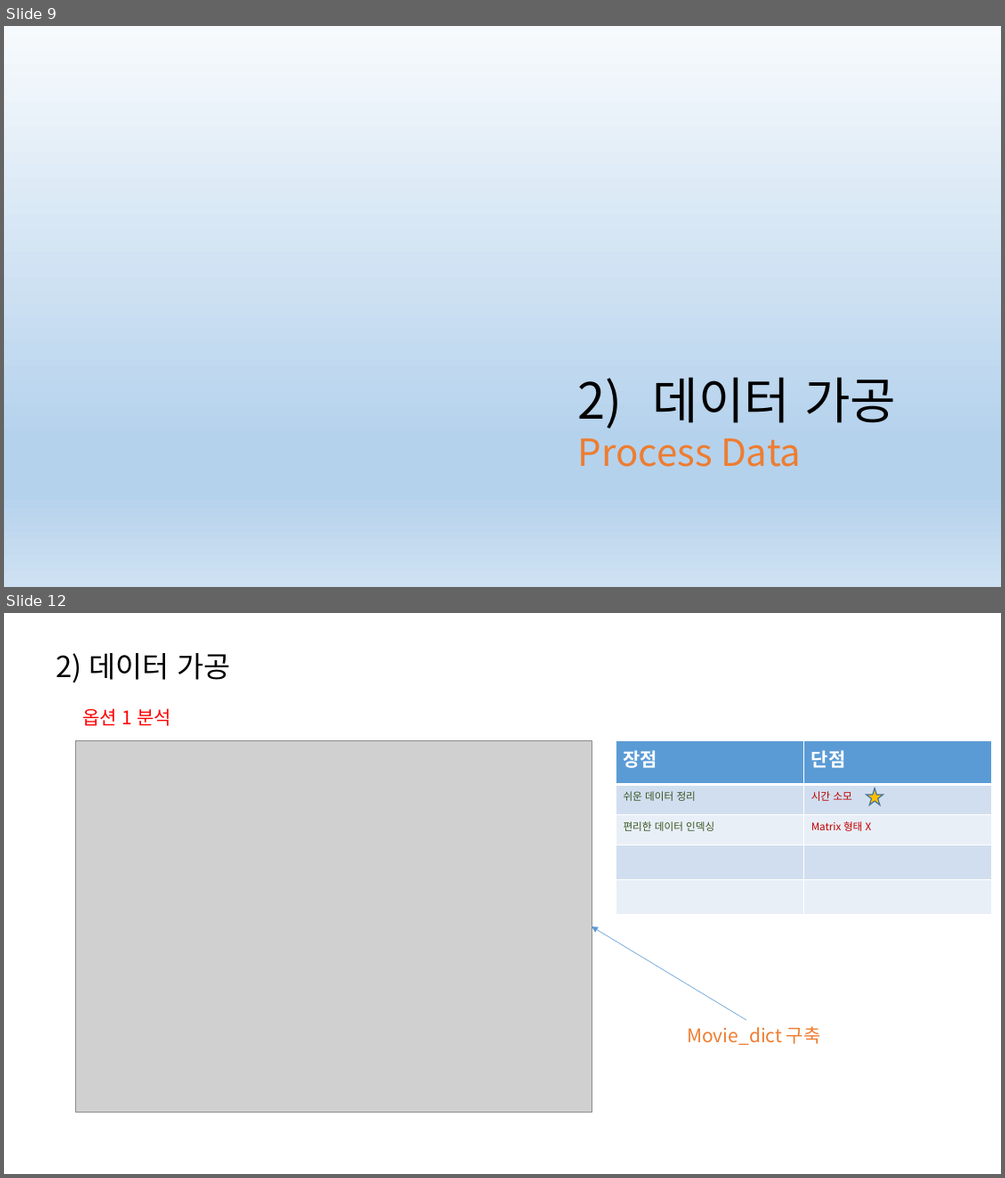
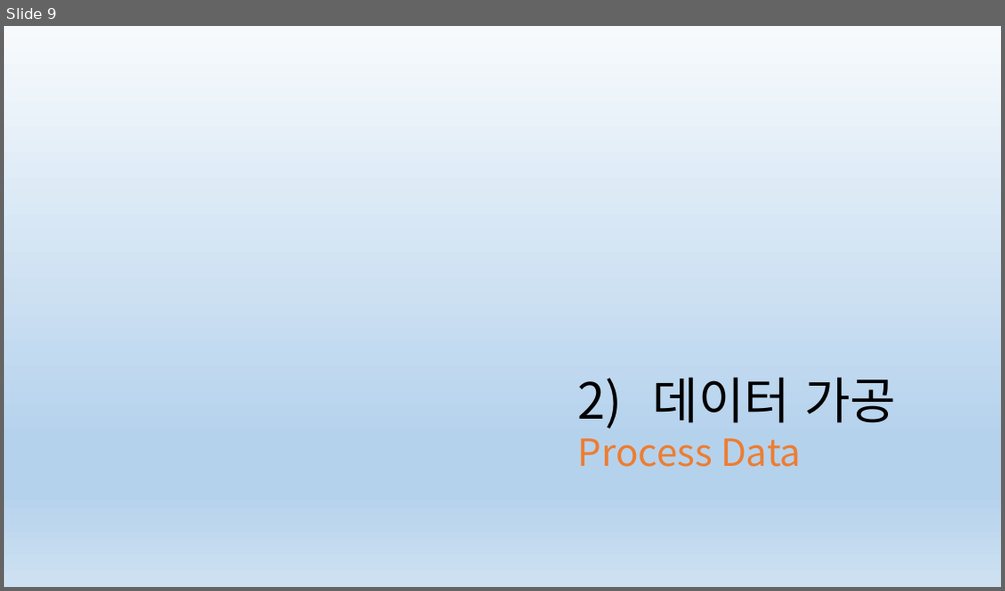
Before and after one commit to csjungminlim/MatrixCompletion, a slide deck: 넷플릭스.pptx. Shown one above the other, each under a label of ours: slides 9 and 12 before the commit, slide 9 after it; the slides between them are not shown. The pictures are 1005x1178 and 1005x591 pixels, drawn with LibreOffice and Linux fonts; fonts in the diff are those of the drawing; grey boxes stand for pictures. Boxes give left, top, right and bottom in pixels: in the first picture for what was removed or moved away, otherwise in the second. Text is boxed around its words. In the diff, an @@ line names an element or a change of style, - is before the commit and + after.

```diff
--- a/넷플릭스.pptx
+++ b/넷플릭스.pptx
@@ slide 12 removed at [4,613,1001,1174], background #FFFFFF @@
@@ text removed at [57,653,230,682] @@
-2) 데이터 가공
@@ text removed at [82,708,171,726] @@
-옵션 1 분석
@@ picture removed at [75,741,591,1111] @@
@@ table removed at [615,741,991,906], 5 rows, 2 columns @@
-장점 | 단점
-쉬운 데이터 정리 | 시간 소모
-편리한 데이터 인덱싱 | Matrix 형태 X
- | 
- | 
@@ star removed at [866,788,883,805] @@
@@ arrow removed from (746, 1020) to (591, 926) @@
@@ text removed at [687,1026,821,1045] @@
-Movie_dict 구축
```
Also in this commit, not shown: 4 slides changed, 1 slide added, 3 other slides removed.
